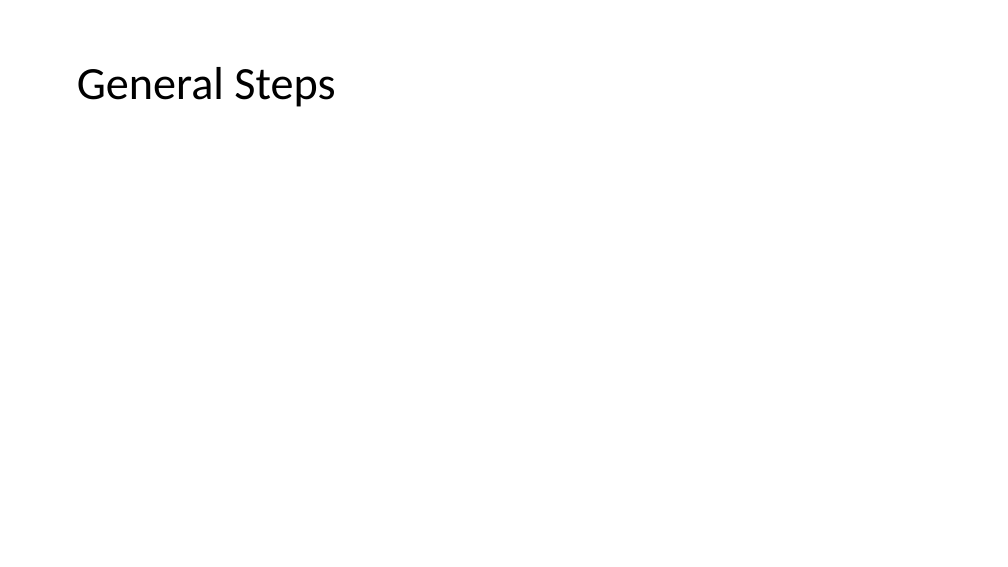
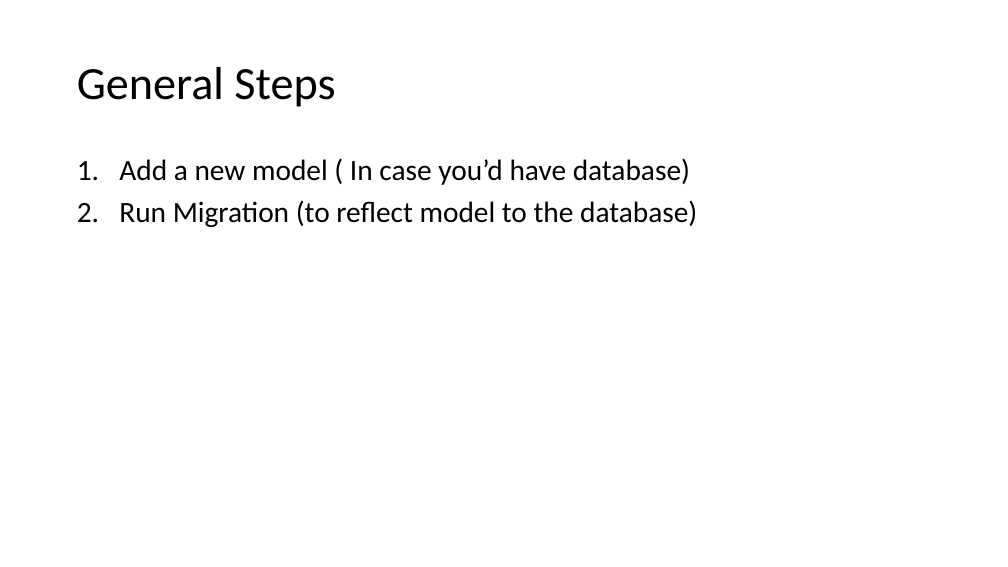
Before and after one commit to Smit24-git/profiles-rest-api, a slide deck: slide 17 of setup.pptx. Drawn at 1008x567 pixels with LibreOffice and Linux fonts; fonts in the diff are those of the drawing. Boxes give left, top, right and bottom in pixels: in the first picture for what was removed or moved away, otherwise in the second. Text is boxed around its words. In the diff, an @@ line names an element or a change of style, - is before the commit and + after.

```diff
--- a/setup.pptx
+++ b/setup.pptx
@@ text added at (119, 158, 697, 227), 28 pt, text #000000 @@
+1. Add a new model ( In case you’d have database)
+2. Run Migration (to reflect model to the database)
```
Also in this commit, not shown: 7 other files.
